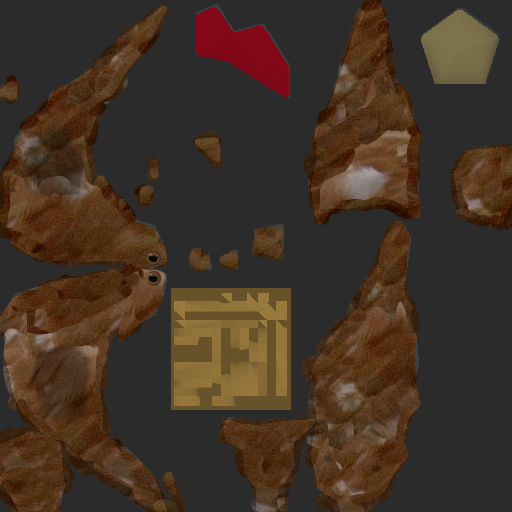
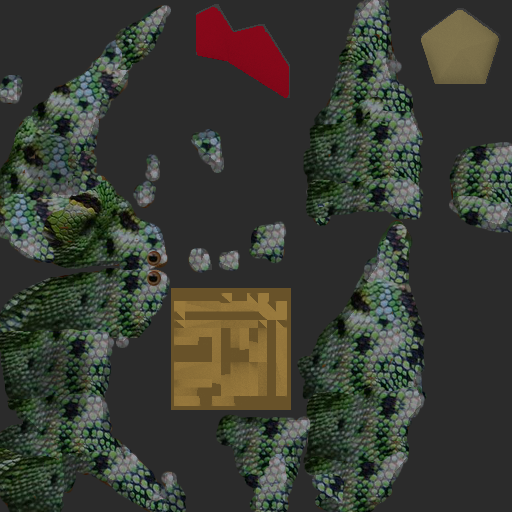
Layers edited between the first and the second 512×512 image:
painted on "bico" over 0, 75, 287, 512
painted on "penas" over 0, 0, 512, 512
